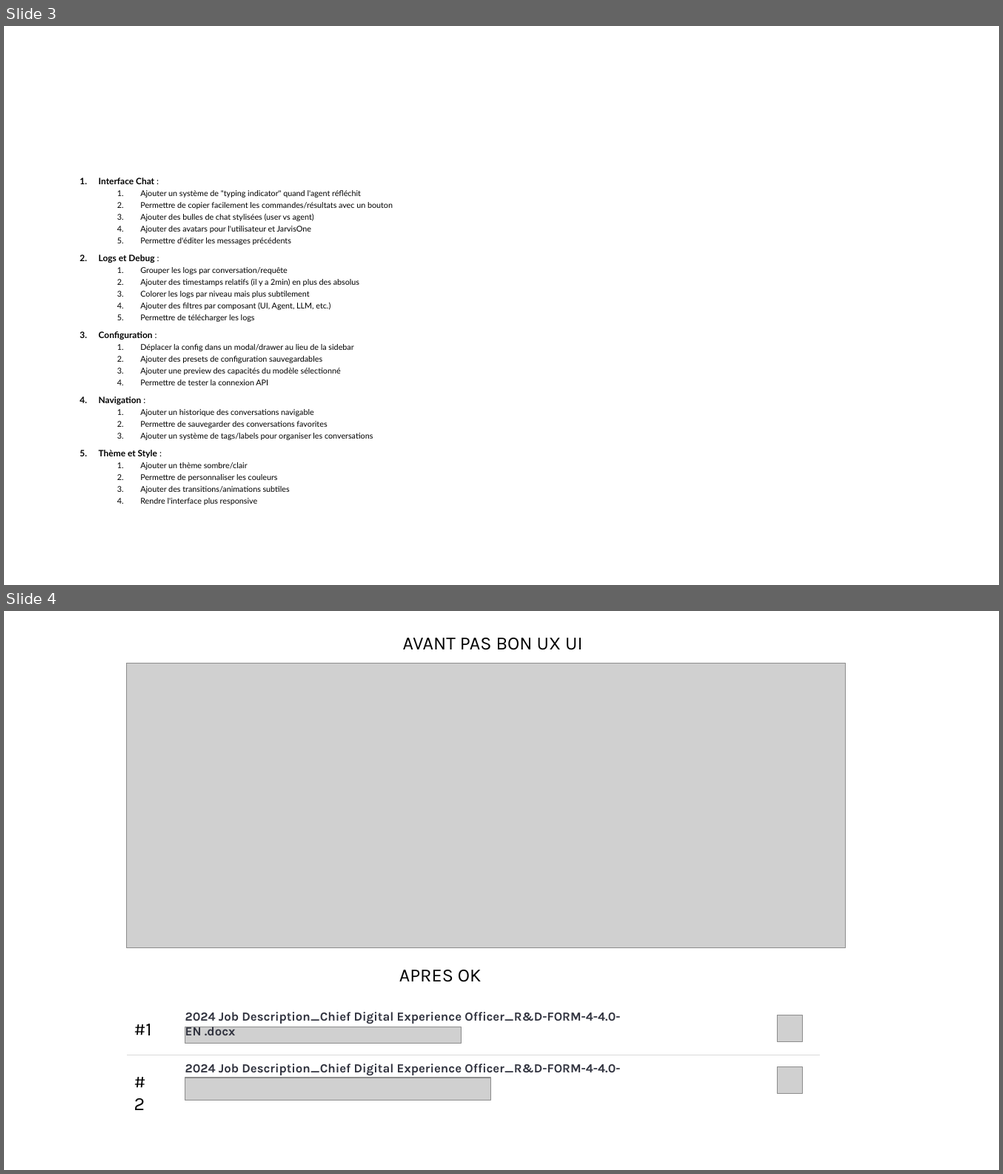
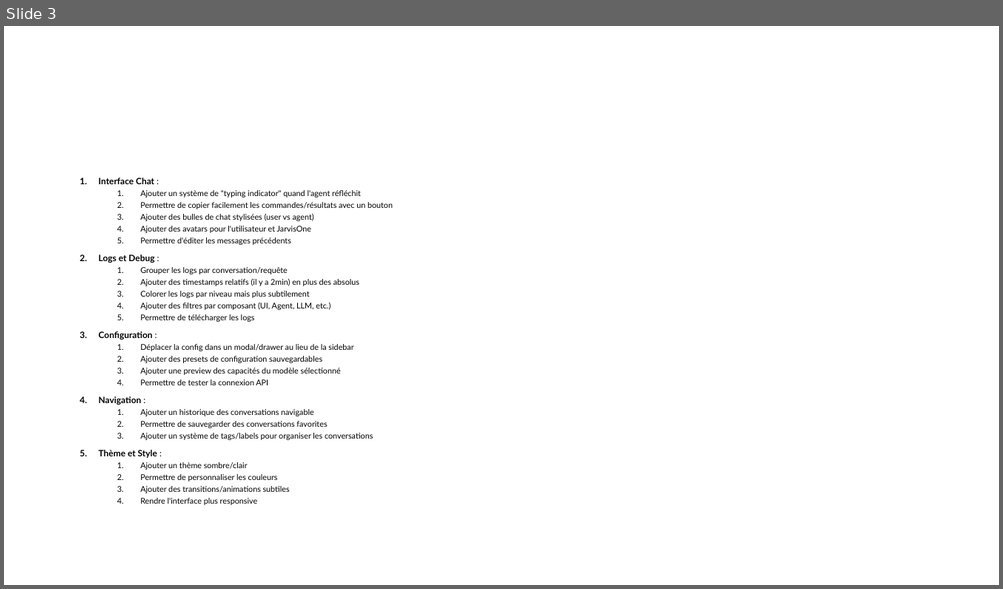
Before and after one commit to wilsto/JarvisOne, a slide deck: docs/features.pptx. Shown one above the other, each under a label of ours: slides 3 and 4 before the commit, slide 3 after it. The pictures are 1003x1174 and 1003x589 pixels, drawn with LibreOffice and Linux fonts; fonts in the diff are those of the drawing; grey boxes stand for pictures. Boxes give left, top, right and bottom in pixels: in the first picture for what was removed or moved away, otherwise in the second. Text is boxed around its words. In the diff, an @@ line names an element or a change of style, - is before the commit and + after.

```diff
--- a/docs/features.pptx
+++ b/docs/features.pptx
@@ slide 4 removed at (4,611,999,1170), background #FFFFFF @@
@@ text removed at (403,638,583,650) @@
-AVANT PAS BON UX UI
@@ picture removed at (126,664,845,948) @@
@@ text removed at (399,970,481,982) @@
-APRES OK
@@ text removed at (134,1024,152,1036) @@
-#1
@@ picture removed at (185,1028,461,1044) @@
@@ text removed at (185,1012,620,1036) @@
-2024 Job Description_Chief Digital Experience Officer_R&D-FORM-4-4.0-EN .docx
@@ picture removed at (777,1015,802,1042) @@
@@ line removed from (126, 1056) to (819, 1056) @@
@@ text removed at (185,1064,620,1079) @@
-2024 Job Description_Chief Digital Experience Officer_R&D-FORM-4-4.0-EN .docx
@@ picture removed at (777,1067,802,1093) @@
@@ text removed at (134,1099,145,1111) @@
-#2
@@ picture removed at (185,1078,490,1100) @@
```
Also in this commit, not shown: 11 other files.
